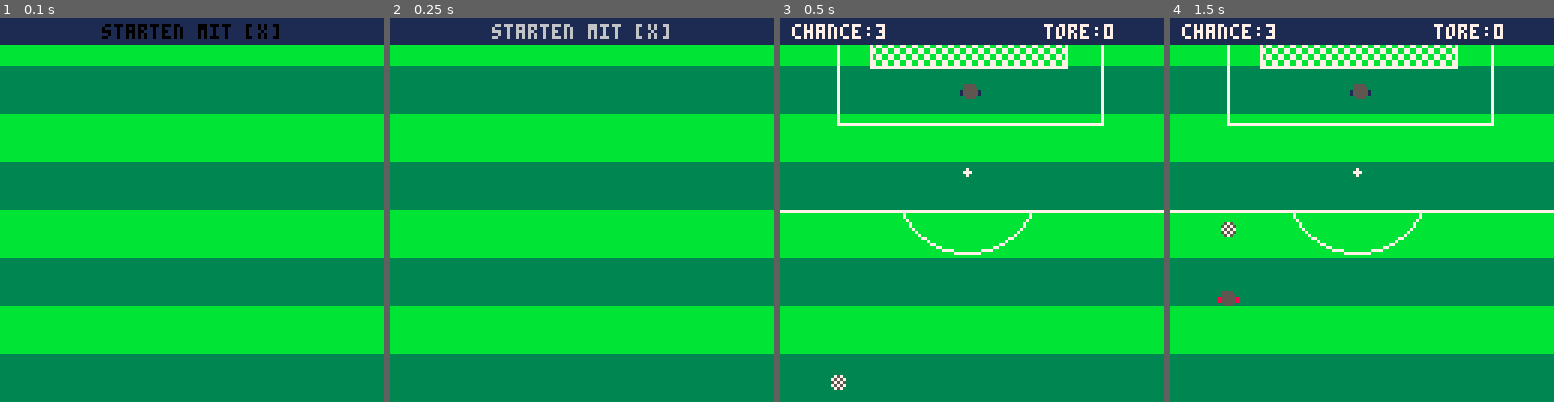
Above: before the commit, frames 1-4 (left to right).
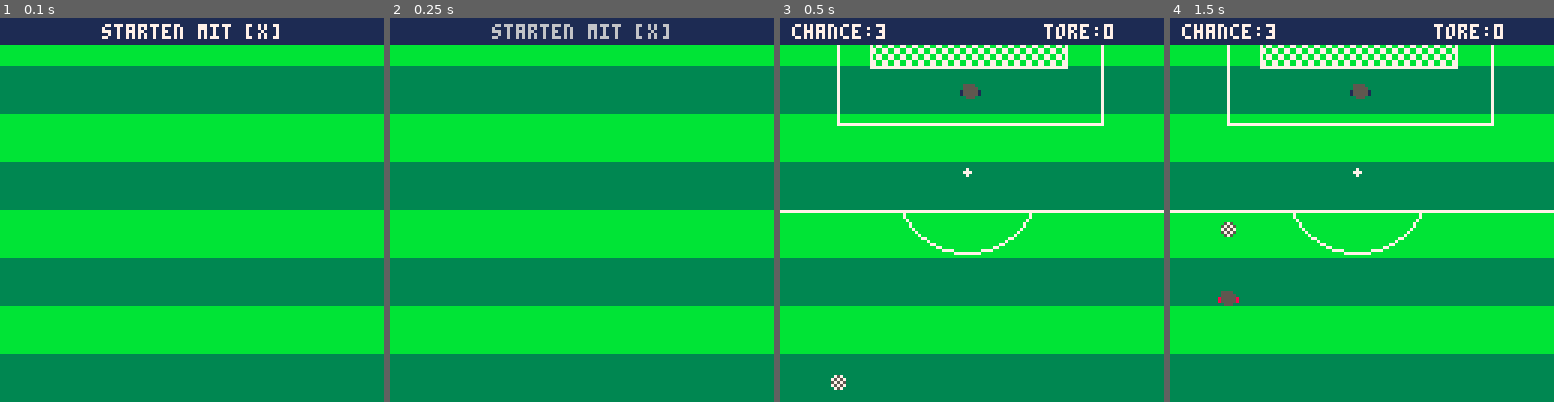
Above: after the commit, the same moments.

Repository: zothynine/torchance
Game: PICO-8 cartridge elfmeter.p8
Same seed, same stepped clock (60 frames per second), same inputs: the game is played once before the commit and once after it.
Inputs:
- Up to frame 1 (0.1 s): no input
- Up to frame 2 (0.25 s): no input
- Up to frame 3 (0.5 s): tap X (X key) at 0.33 s
- Up to frame 4 (1.5 s): tap X (X key) at 1.07 s

The runs differ from the first frame. In frame 1, 0.7% of the frame differs, in the area x 26-73%, y 1-6%; in frame 2, nothing differs; in frame 3, nothing differs; in frame 4, nothing differs.

Commit message:
Implement rudementary counting and a gameover screen

Diff:
--- a/elfmeter.p8
+++ b/elfmeter.p8
@@ -243,6 +243,17 @@
 			ball.x = ball.x + ballspeed * cos(ball.ang)
 			ball.y = ball.y + ballspeed * sin(ball.ang)
 			if (ball.y < ball.miny) ball.y = ball.miny
+		else
+			if shot.overshot then
+ 			trys -= 1
+ 		else
+ 			goals += 1
+ 		end
+ 		if trys == 0 then
+ 			reset_game("gameover")
+ 		else
+ 			reset_game("aim")
+ 		end
 		end
 	end
 end
@@ -288,11 +299,16 @@
 				and not kicking.ended then
 		draw_hint("lass los um zu kicken!",true)
 	end
-
-end
-
--->8
---4
+end
+
+-->8
+--game over
+function update_gameover()
+end
+
+function draw_gameover()
+	draw_hint("game over",false)
+end
 -->8
 --5
 -->8
@@ -312,6 +328,8 @@
 		update_aim()
 	elseif mode == "kick" then
 		update_kick()
+	elseif mode == "gameover" then
+		update_gameover()
 	end
 end
 
@@ -324,15 +342,23 @@
 		draw_aim()
 	elseif mode == "kick" then
 		draw_kick()
-	end
-end
+	elseif mode == "gameover" then
+		draw_gameover()
+	end
+end
+
+function reset_game(_mode)
+	mode = _mode
+ _init()
+end
+
+mode = "start"
+trys = 3
+goals = 0
 
 function _init()
-	mode = "start"
 	xdown = false
 	fresh = true
-	trys = 3
-	goals = 0
 
 	timer = {
 		frames = 0
@@ -384,13 +410,14 @@
 
 	shot = {
 		miss = false,
-		overshot = false
+		overshot = false,
+		done = false
 	}
 
 	hint = {
 		colors = {5,6,7,7,6},
 		colpos = 1,
-		txtcol = nil,
+		txtcol = 7,
 		blinktimer = 0
 	}
 end
